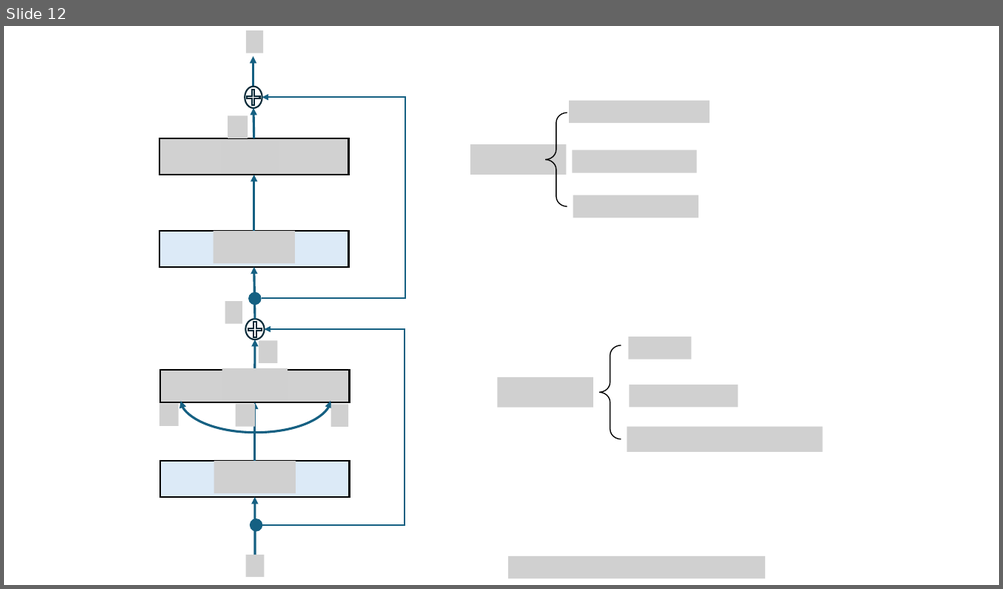
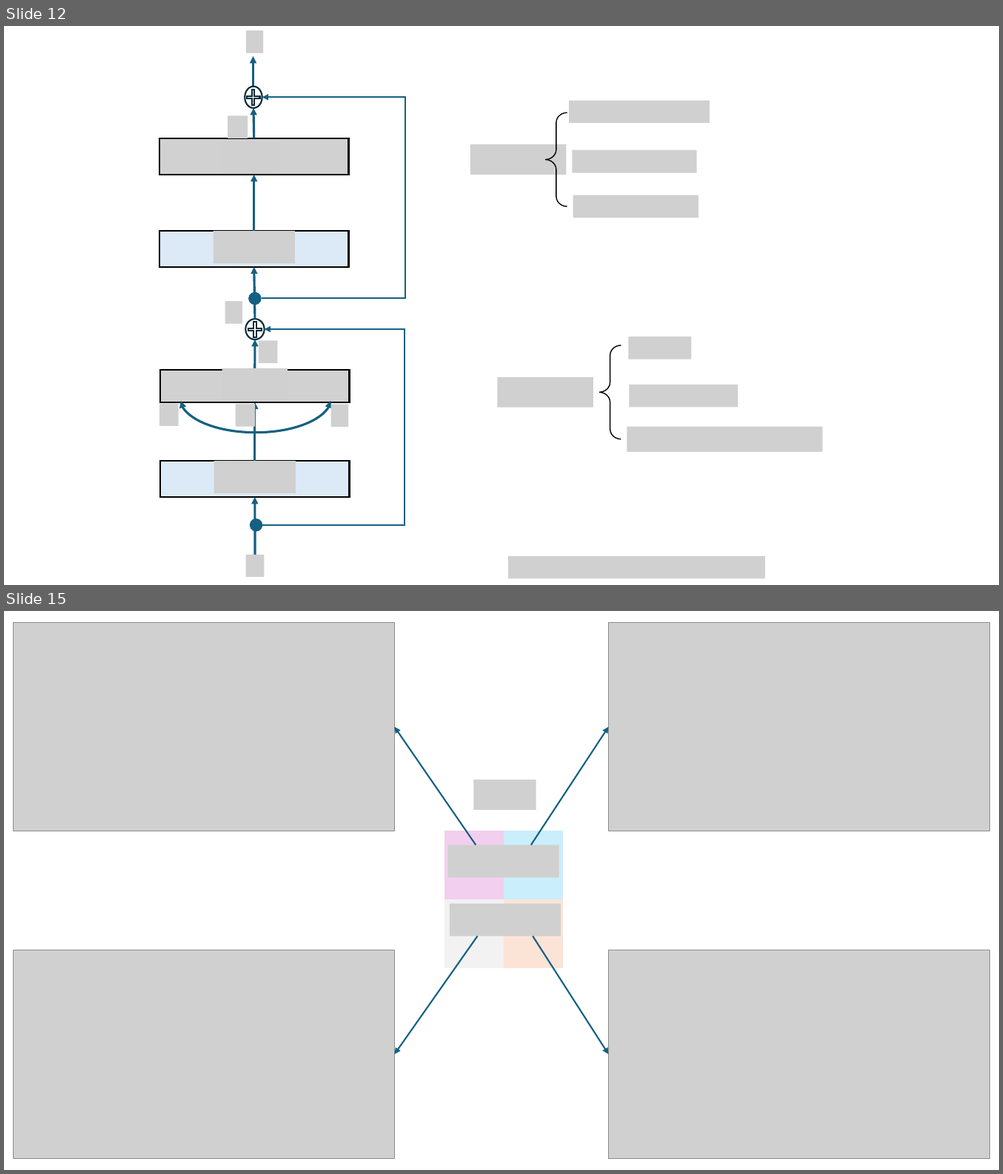
Before and after one commit to innovation-cat/innovation-cat.github.io, a slide deck: images/posts/2025-03-28-blog-post/新建 Microsoft PowerPoint 演示文稿.pptx. Shown one above the other, each under a label of ours: slide 12 before the commit, slides 12 and 15 after it; the slides between them are not shown. The pictures are 1003x589 and 1003x1174 pixels, drawn with LibreOffice and Linux fonts; fonts in the diff are those of the drawing; grey boxes stand for pictures. Boxes give left, top, right and bottom in pixels: in the first picture for what was removed or moved away, otherwise in the second. Text is boxed around its words. In the diff, an @@ line names an element or a change of style, - is before the commit and + after.

```diff
--- a/images/posts/2025-03-28-blog-post/新建 Microsoft PowerPoint 演示文稿.pptx
+++ b/images/posts/2025-03-28-blog-post/新建 Microsoft PowerPoint 演示文稿.pptx
@@ slide 15 added at <box>4,611,999,1170</box>, background #FFFFFF @@
@@ picture added at <box>14,623,395,832</box> @@
@@ picture added at <box>609,623,990,832</box> @@
@@ picture added at <box>132,718,244,761</box> @@
@@ picture added at <box>762,718,874,761</box> @@
@@ arrow added from (475, 846) to (394, 726), #156082 1.5 pt @@
@@ arrow added from (531, 846) to (609, 726), #156082 1.5 pt @@
@@ picture added at <box>473,780,535,809</box> @@
@@ table added at <box>444,831,563,951</box>, 4 rows, 4 columns @@
+ |  |  | 
+ |  |  | 
+ |  |  | 
+ |  |  | 
@@ picture added at <box>448,846,504,878</box> @@
@@ picture added at <box>504,846,559,878</box> @@
@@ picture added at <box>449,903,506,937</box> @@
@@ picture added at <box>505,903,560,937</box> @@
@@ arrow added from (477, 937) to (394, 1055), #156082 1.5 pt @@
@@ arrow added from (533, 937) to (609, 1055), #156082 1.5 pt @@
@@ picture added at <box>14,951,395,1159</box> @@
@@ picture added at <box>609,951,990,1159</box> @@
@@ picture added at <box>132,1048,244,1090</box> @@
@@ picture added at <box>762,1048,874,1090</box> @@
```
Also in this commit, not shown: 2 other slides added, 3 other files.
